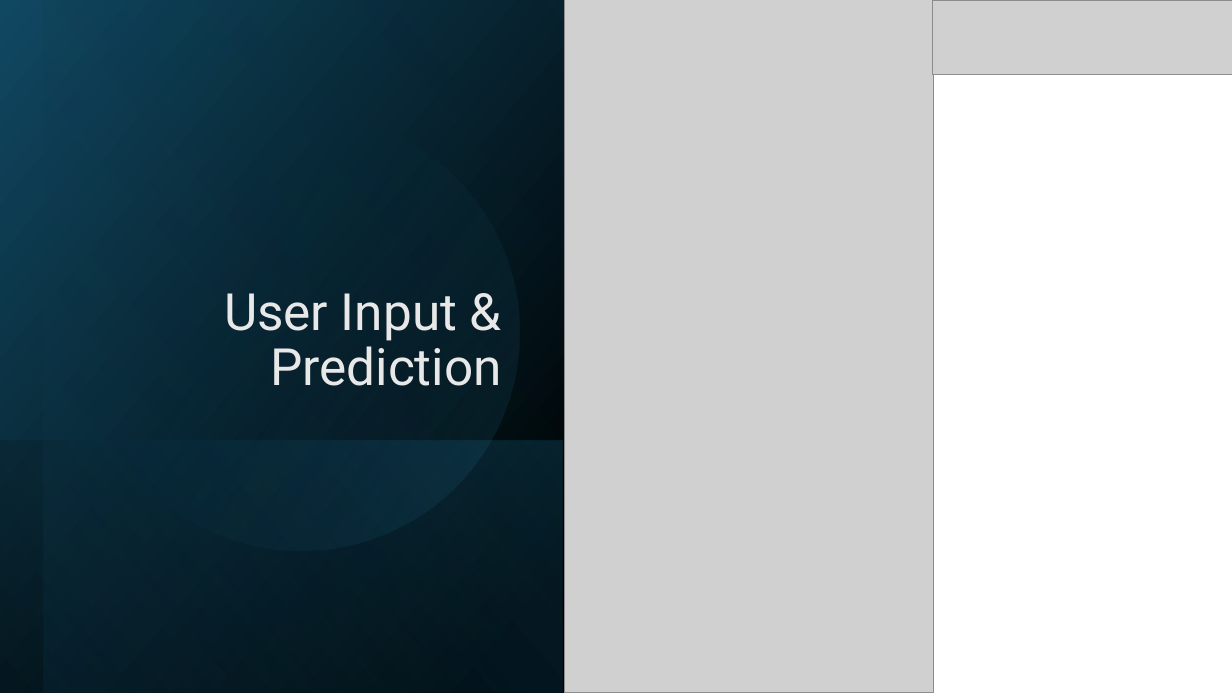
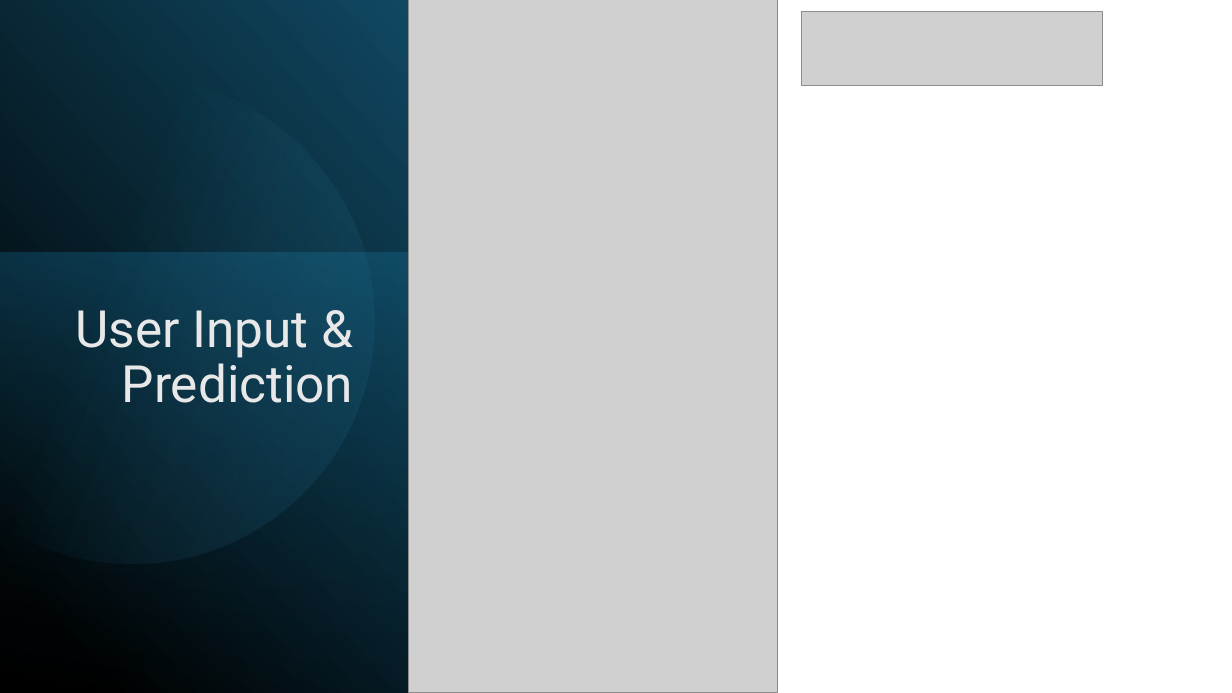
Before and after one commit to soonnyla/Capstone-Diabetes, a slide deck: slide 5 of Diabetes Analysis and Prediction.pptx (slide 13 before the commit). Drawn at 1232x693 pixels with LibreOffice and Linux fonts; fonts in the diff are those of the drawing; grey boxes stand for pictures. Boxes give left, top, right and bottom in pixels: in the first picture for what was removed or moved away, otherwise in the second. Text is boxed around its words. In the diff, an @@ line names an element or a change of style, - is before the commit and + after.

Commit message:
updated presentation and prediction file

```diff
--- a/Diabetes Analysis and Prediction.pptx
+++ b/Diabetes Analysis and Prediction.pptx
@@ rectangle resized from (x1=0, y1=0, x2=564, y2=693) to (x1=0, y1=0, x2=409, y2=693) @@
@@ rectangle removed at (x1=44, y1=0, x2=564, y2=693) @@
@@ picture moved from (x1=565, y1=0, x2=933, y2=693) to (x1=409, y1=0, x2=777, y2=693) @@
@@ picture moved from (x1=933, y1=1, x2=1232, y2=75) to (x1=802, y1=12, x2=1103, y2=86) @@
@@ freeform shape added at (x1=0, y1=48, x2=419, y2=607), fill gradient #46B1E1 to #104862 @@
@@ ellipse removed at (x1=44, y1=74, x2=559, y2=589) @@
@@ rectangle added at (x1=0, y1=253, x2=409, y2=693), fill gradient #156082 to #0B3041 @@
@@ title "User Input & Prediction" moved from (x1=224, y1=293, x2=501, y2=386) to (x1=76, y1=310, x2=353, y2=403) @@
@@ title "User Input & Prediction" at (x1=76, y1=310, x2=353, y2=403): vertical alignment bottom to top @@
@@ rectangle removed at (x1=0, y1=440, x2=563, y2=693) @@
```
Also in this commit, not shown: 10 other slides changed, 3 slides added, 1 other file.
